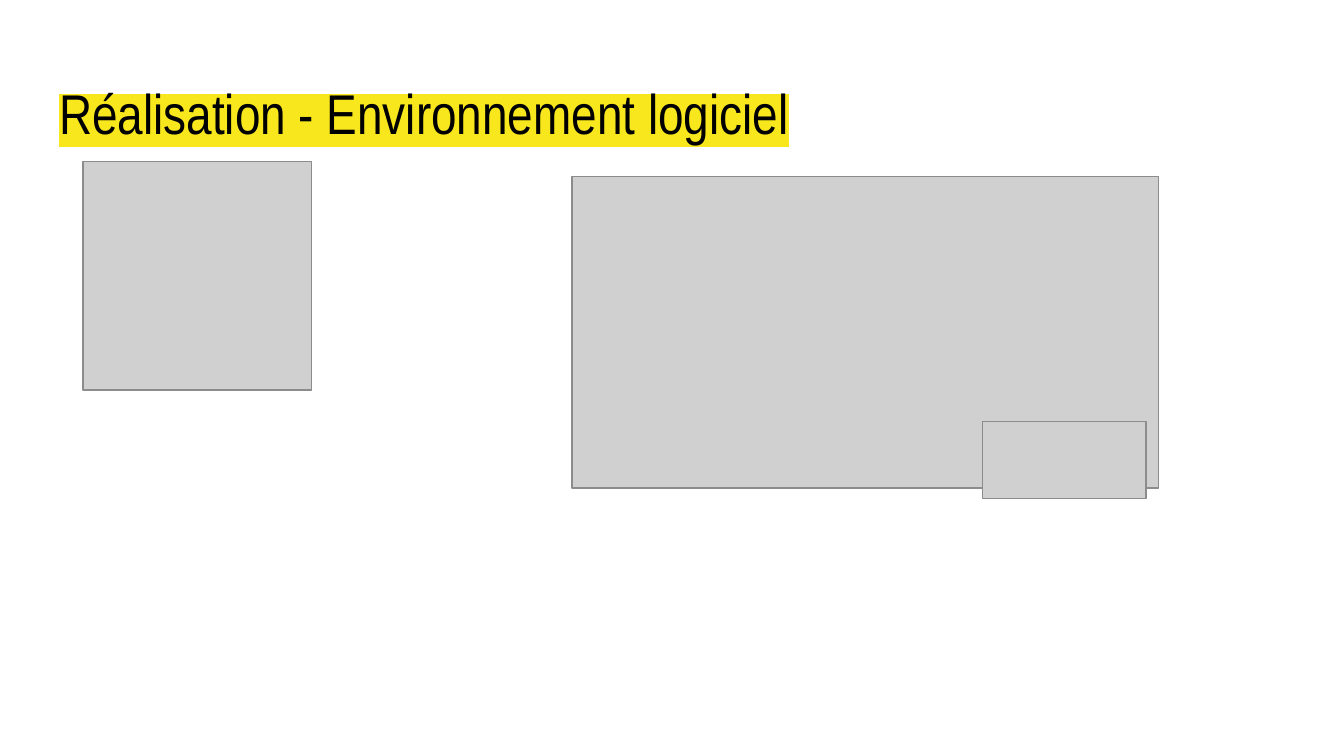
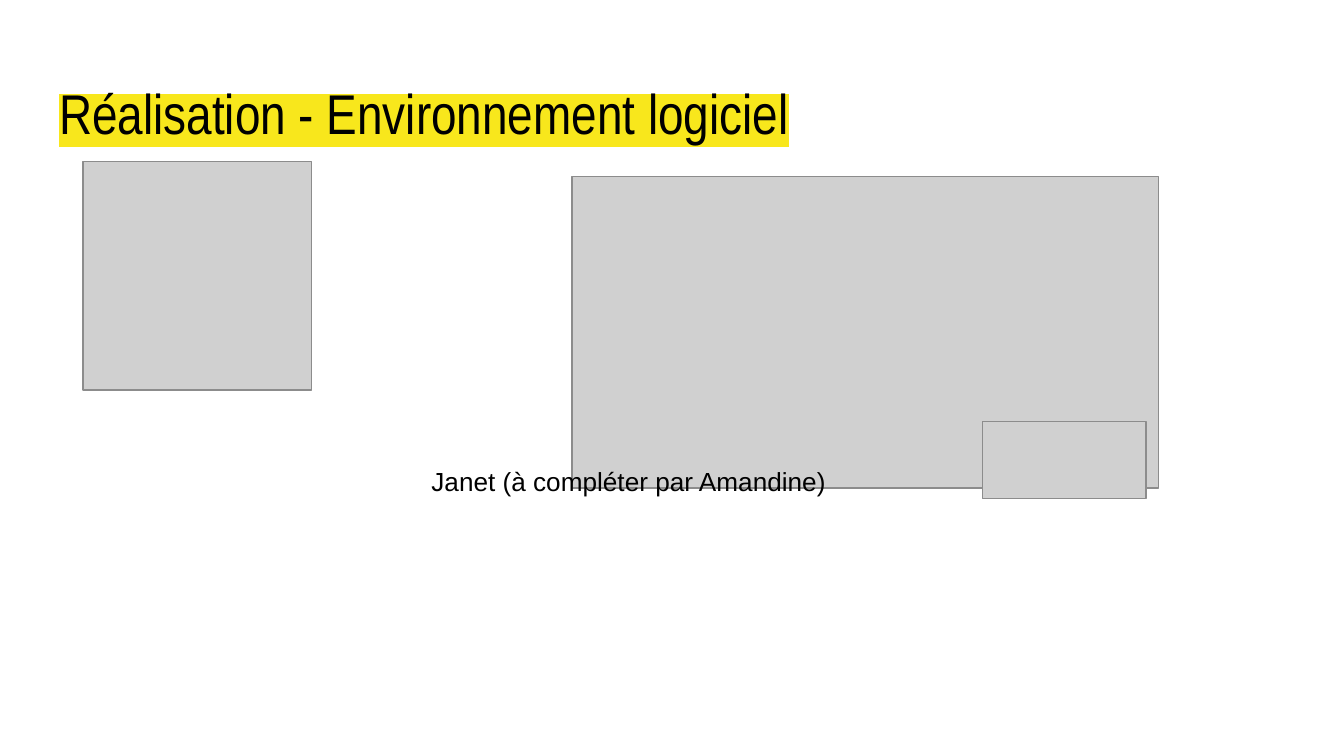
Before and after one commit to Jbemb/NewBorn, a slide deck: slide 8 of presentation_izzy_baby.pptx. Drawn at 1344x756 pixels with LibreOffice and Linux fonts; fonts in the diff are those of the drawing; grey boxes stand for pictures. Boxes give left, top, right and bottom in pixels: in the first picture for what was removed or moved away, otherwise in the second. Text is boxed around its words. In the diff, an @@ line names an element or a change of style, - is before the commit and + after.

```diff
--- a/presentation_izzy_baby.pptx
+++ b/presentation_izzy_baby.pptx
@@ text added at bbox=[431, 469, 826, 496], 14 pt, text #000000 @@
+Janet (à compléter par Amandine)
```
Also in this commit, not shown: 8 other slides changed.
